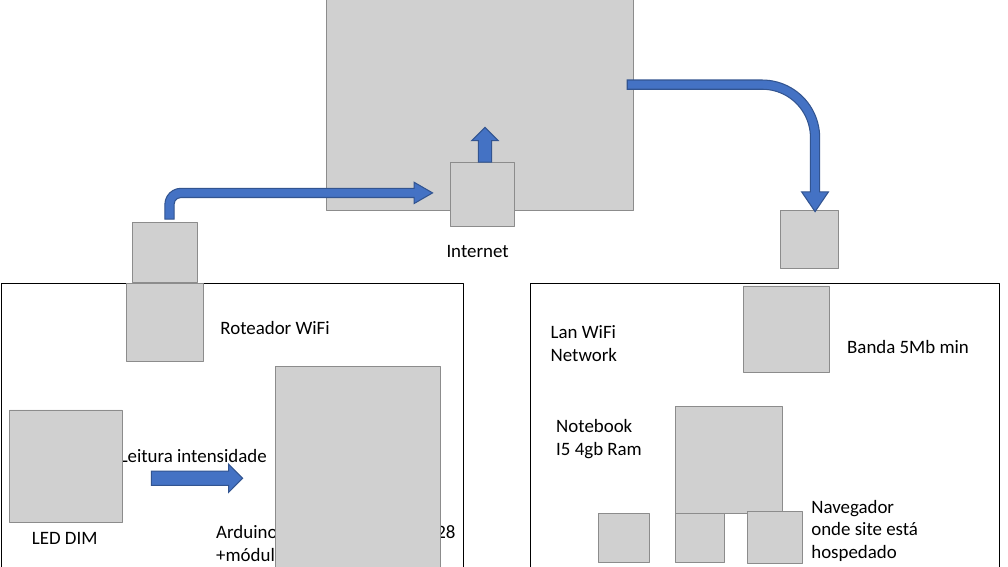
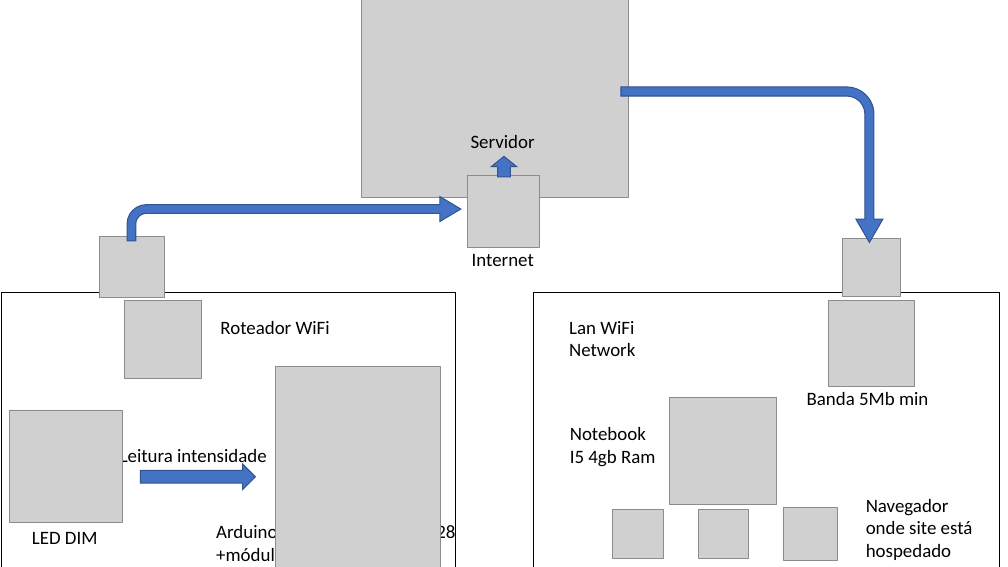
Before and after one commit to Luiza-Bezerra/grupo-02-ccoa-20201, a slide deck: slide 1 of projeto/Documentos/LLD.pptx. Drawn at 1008x567 pixels with LibreOffice and Linux fonts; fonts in the diff are those of the drawing; grey boxes stand for pictures. Boxes give left, top, right and bottom in pixels: in the first picture for what was removed or moved away, otherwise in the second. Text is boxed around its words. In the diff, an @@ line names an element or a change of style, - is before the commit and + after.

Commit message:
Atualizando LLD para v1.3
Ajuste no layout do ppt, mudança de ícones de textos do diagrama.

```diff
--- a/projeto/Documentos/LLD.pptx
+++ b/projeto/Documentos/LLD.pptx
@@ picture: place and size @@
-picture at box(327, 0, 634, 210)
+picture at box(361, 0, 628, 197)
@@ bent arrow at box(622, 87, 883, 243): proportions changed @@
@@ bent arrow: place and size @@
-bent arrow at box(628, 80, 829, 212)
+bent arrow at box(622, 87, 883, 243)
@@ text added at box(471, 135, 535, 148), 18 pt, text #000000 @@
+Servidor
@@ picture: place and size @@
-picture at box(451, 163, 515, 227)
+picture at box(467, 175, 539, 247)
@@ up arrow: place and size @@
-up arrow at box(472, 128, 498, 163)
+up arrow at box(492, 157, 516, 177)
@@ bent arrow: place and size @@
-bent arrow at box(165, 182, 433, 219)
+bent arrow at box(127, 197, 461, 241)
@@ bent arrow at box(127, 197, 461, 241): proportions changed @@
@@ picture: place and size @@
-picture at box(132, 222, 197, 283)
+picture at box(100, 237, 164, 297)
@@ picture: place and size @@
-picture at box(780, 211, 839, 269)
+picture at box(843, 239, 901, 297)
@@ text "Internet": place and size @@
-text "Internet" at box(447, 245, 509, 257)
+text "Internet" at box(472, 254, 534, 266)
@@ rectangle: place and size @@
-rectangle at box(2, 284, 464, 567)
+rectangle at box(2, 293, 455, 567)
@@ rectangle: place and size @@
-rectangle at box(531, 284, 999, 567)
+rectangle at box(534, 293, 1000, 567)
@@ picture: place and size @@
-picture at box(126, 284, 203, 361)
+picture at box(124, 301, 201, 378)
@@ text "Lan WiFi Network": place and size @@
-text "Lan WiFi Network" at box(551, 325, 617, 361)
+text "Lan WiFi Network" at box(569, 321, 635, 356)
@@ picture: place and size @@
-picture at box(743, 286, 830, 372)
+picture at box(829, 301, 915, 387)
@@ text "Banda 5Mb min": place and size @@
-text "Banda 5Mb min" at box(847, 340, 969, 353)
+text "Banda 5Mb min" at box(807, 392, 928, 405)
@@ text "Notebook": place and size @@
-text "Notebook" at box(556, 419, 641, 459)
+text "Notebook" at box(570, 427, 655, 467)
@@ picture: place and size @@
-picture at box(675, 407, 783, 514)
+picture at box(669, 397, 777, 504)
@@ left arrow: place and size @@
-left arrow at box(151, 464, 243, 493)
+left arrow at box(141, 464, 256, 490)
@@ picture: place and size @@
-picture at box(599, 513, 650, 563)
+picture at box(613, 509, 663, 558)
@@ picture: place and size @@
-picture at box(675, 513, 724, 563)
+picture at box(699, 509, 748, 558)
@@ picture: place and size @@
-picture at box(748, 512, 802, 564)
+picture at box(783, 507, 838, 560)
@@ text "Navegador onde site está": place and size @@
-text "Navegador onde site está" at box(811, 500, 918, 561)
+text "Navegador onde site está" at box(866, 499, 973, 560)
```
